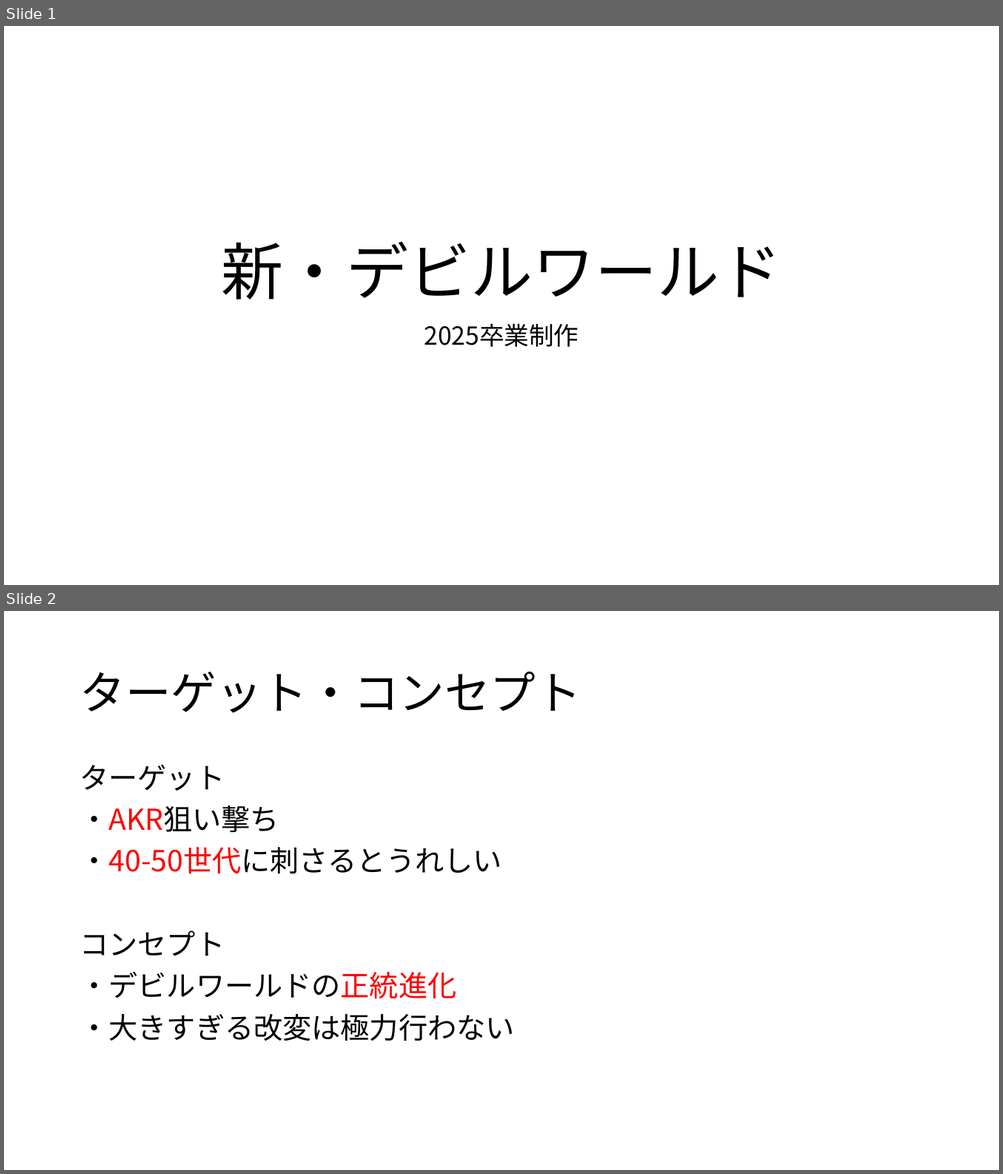
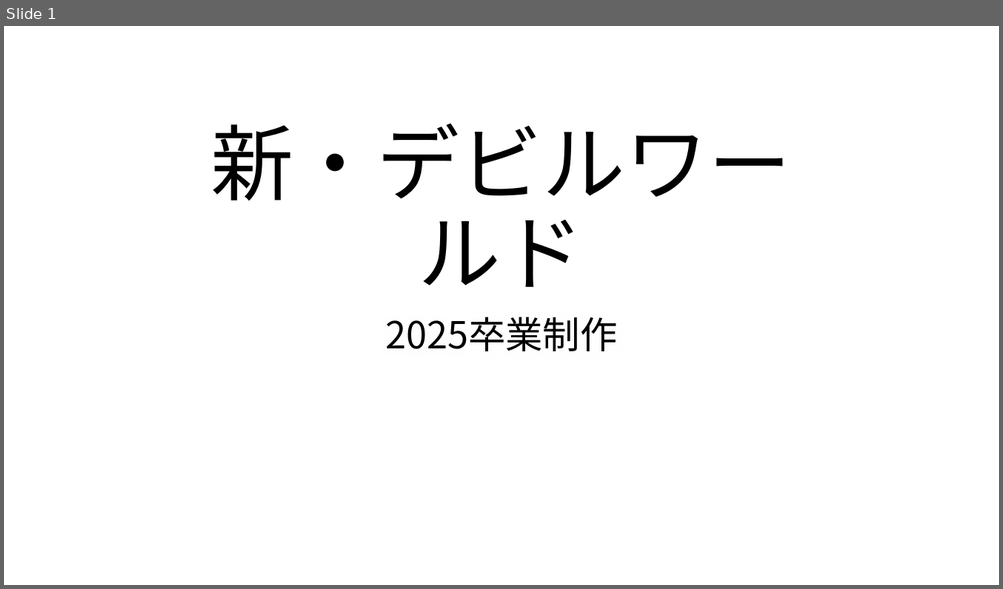
Before and after one commit to TomoyaKanazaki/Graduation, a slide deck: 99_pranning/00_本企画.pptx. Shown one above the other, each under a label of ours: slides 1 and 2 before the commit, slide 1 after it. The pictures are 1003x1174 and 1003x589 pixels, drawn with LibreOffice and Linux fonts; fonts in the diff are those of the drawing; background and template pictures are left out. Boxes give left, top, right and bottom in pixels: in the first picture for what was removed or moved away, otherwise in the second. Text is boxed around its words. In the diff, an @@ line names an element or a change of style, - is before the commit and + after.

```diff
--- a/99_pranning/00_本企画.pptx
+++ b/99_pranning/00_本企画.pptx
@@ slide 2 removed at (4,611,999,1170), background #FFFFFF @@
@@ title removed at (79,672,581,713) @@
-ターゲット・コンセプト
@@ text removed at (79,764,514,1042) @@
-ターゲット
-・AKR狙い撃ち
-・40-50世代に刺さるとうれしい
-コンセプト
-・デビルワールドの正統進化
-・大きすぎる改変は極力行わない
@@ slide 1 changed as well @@
@@ title "新・デビルワールド": place and size @@
-title "新・デビルワールド" at (222,241,781,300)
+title "新・デビルワールド" at (211,124,791,287)
@@ title "新・デビルワールド" at (211,124,791,287): size 60 to 80 pt @@
@@ subtitle "2025卒業制作": place and size @@
-subtitle "2025卒業制作" at (424,323,578,347)
+subtitle "2025卒業制作" at (385,317,617,352)
@@ subtitle "2025卒業制作" at (385,317,617,352): size 24 to 36 pt @@
```
Also in this commit, not shown: 2 other slides changed, 3 slides added, 1 other slide removed.
